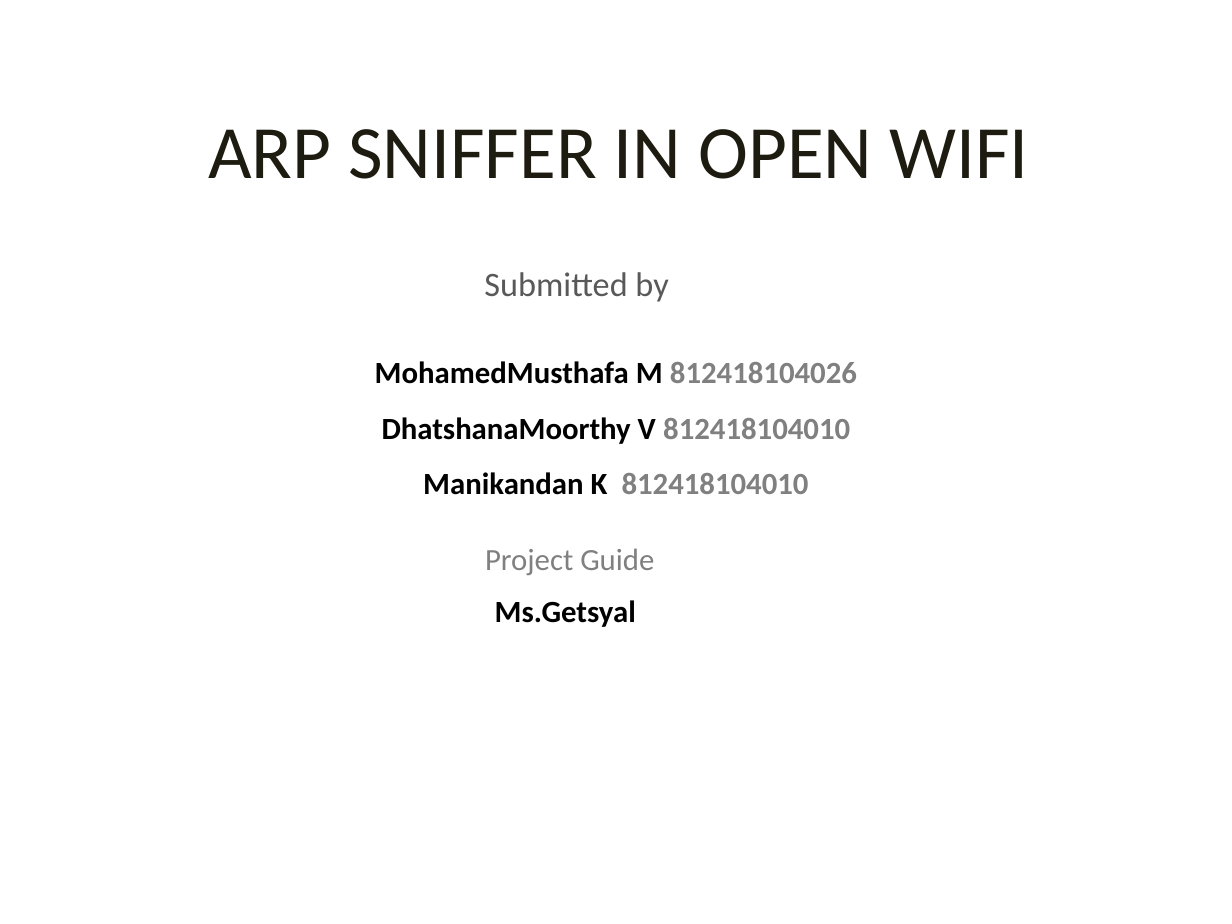
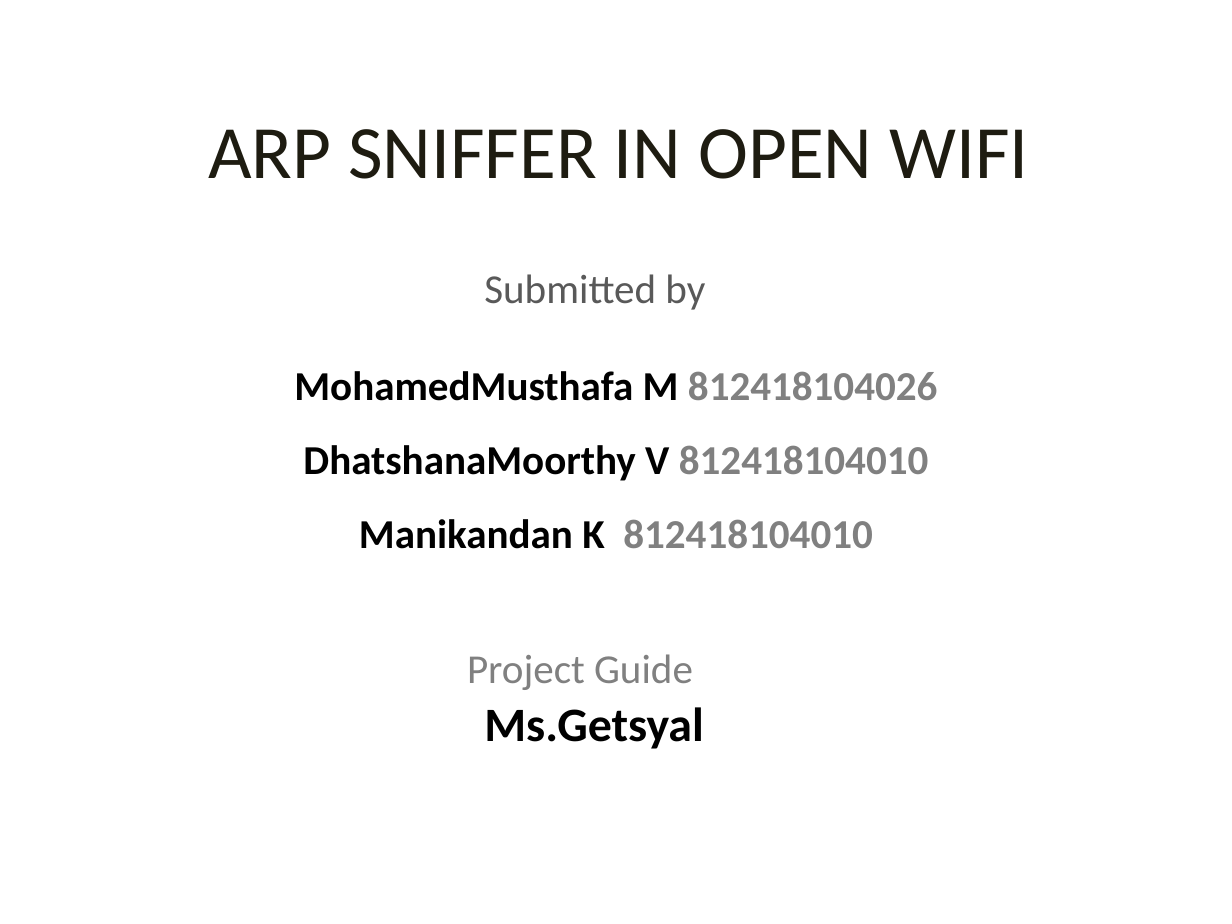
Before and after one commit to Musthafa2001/project-ppt, a slide deck: slide 1 of ARP SNIFFER IN OPEN WIFI.pptx. Drawn at 1232x924 pixels with LibreOffice and Linux fonts; fonts in the diff are those of the drawing. Boxes give left, top, right and bottom in pixels: in the first picture for what was removed or moved away, otherwise in the second. Text is boxed around its words. In the diff, an @@ line names an element or a change of style, - is before the commit and + after.

```diff
--- a/ARP SNIFFER IN OPEN WIFI.pptx
+++ b/ARP SNIFFER IN OPEN WIFI.pptx
@@ text "Submitted by" at box(484, 274, 705, 310): size 20 to 24 pt @@
@@ text "MohamedMusthafa M 812418104026" at box(294, 371, 937, 549): size 18 to 24 pt @@
@@ text "Project Guide" at box(467, 654, 693, 690): size 18 to 24 pt @@
@@ text "Project Guide": place and size @@
-text "Project Guide" at box(485, 548, 654, 575)
+text "Project Guide" at box(467, 654, 693, 690)
@@ text "Ms.Getsyal": place and size @@
-text "Ms.Getsyal" at box(495, 600, 636, 627)
+text "Ms.Getsyal" at box(484, 707, 703, 749)
@@ text "Ms.Getsyal" at box(484, 707, 703, 749): size 18 to 28 pt @@
```
Also in this commit, not shown: 2 other slides changed, 2 slides added.
